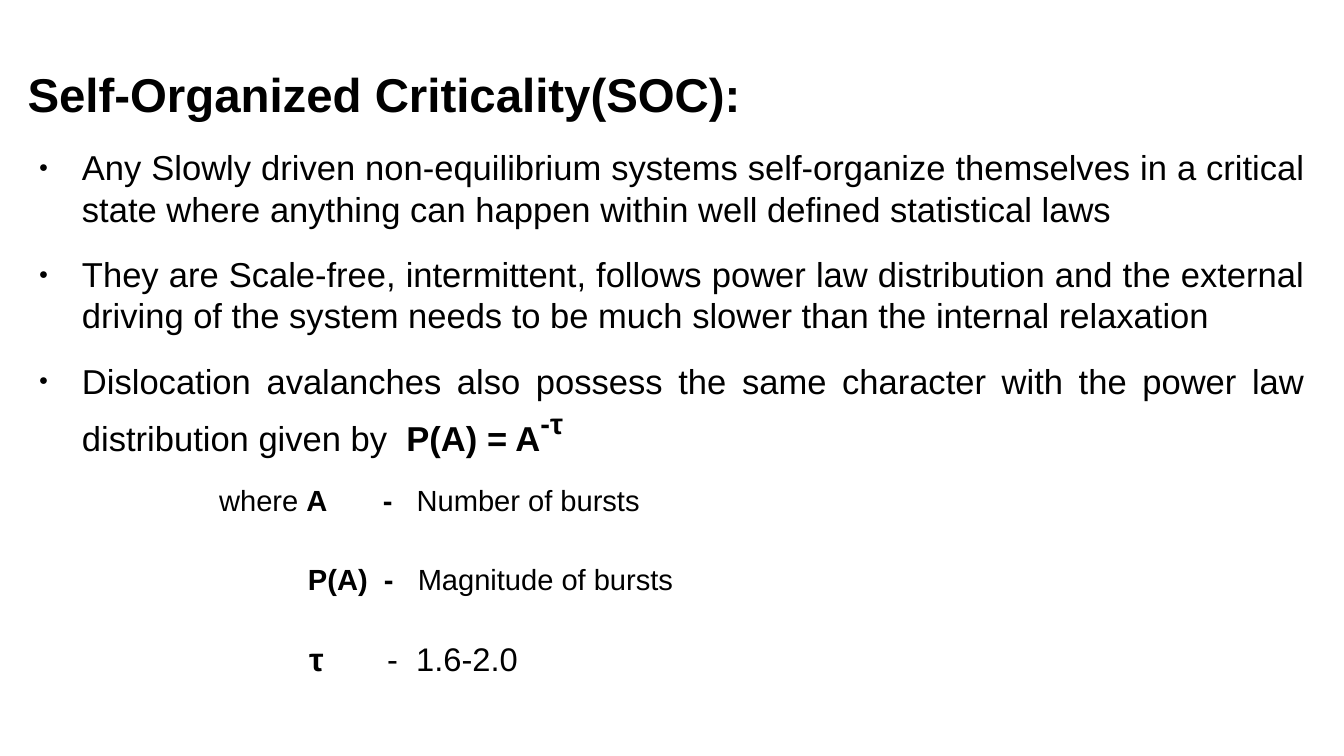
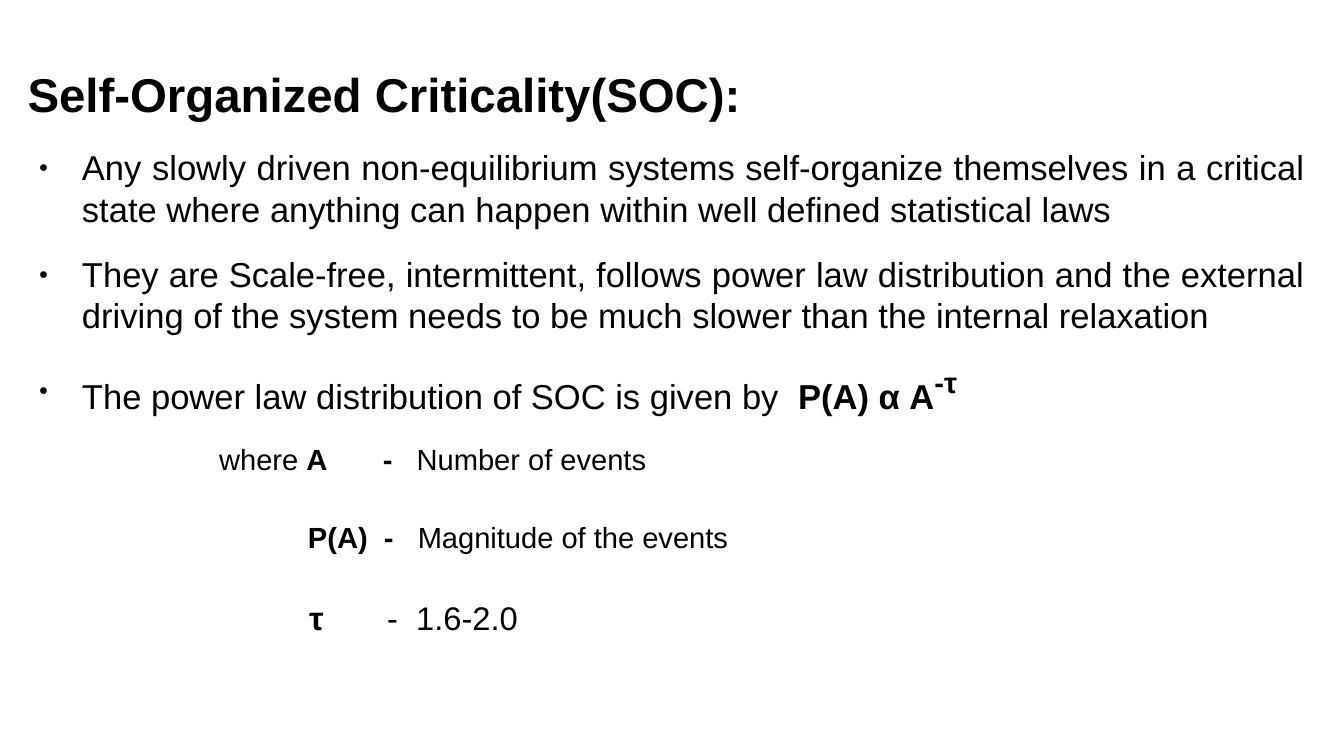
Before and after one commit to ARUN-PRAKASH-95/Journal-club, a slide deck: slide 3 of Presentation/Journalclub.odp. Drawn at 1344x756 pixels with LibreOffice and Linux fonts; fonts in the diff are those of the drawing. Boxes give left, top, right and bottom in pixels: in the first picture for what was removed or moved away, otherwise in the second. Text is boxed around its words. In the diff, an @@ line names an element or a change of style, - is before the commit and + after.

```diff
--- a/Presentation/Journalclub.odp
+++ b/Presentation/Journalclub.odp
@@ text at (82,155,1304,229): text changed @@
-● Any Slowly driven non-equilibrium systems self-organize themselves in a critical state where anything can happen within well defined statistical laws
+● Any slowly driven non-equilibrium systems self-organize themselves in a critical state where anything can happen within well defined statistical laws
@@ text at (82,377,957,554): text changed; size 20.4 to 29.6 pt @@
-● Dislocation avalanches also possess the same character with the power law distribution given by P(A) = A-τ
-where A - Number of bursts
-P(A) - Magnitude of bursts
+● The power law distribution of SOC is given by P(A) α A-τ
+where A - Number of events
+P(A) - Magnitude of the events
```
Also in this commit, not shown: 15 other slides changed, 1 slide added, 1 other file.
